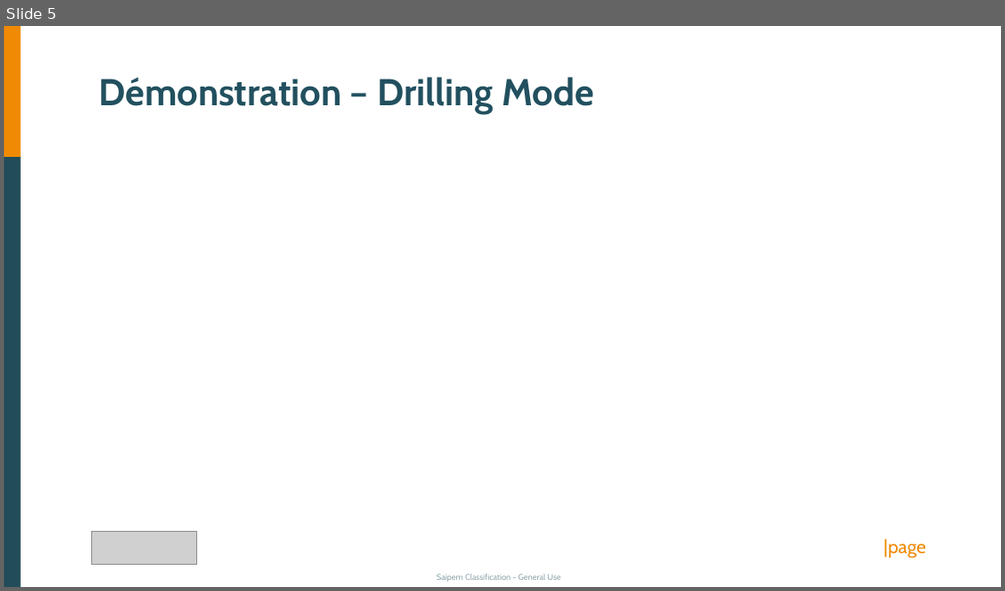
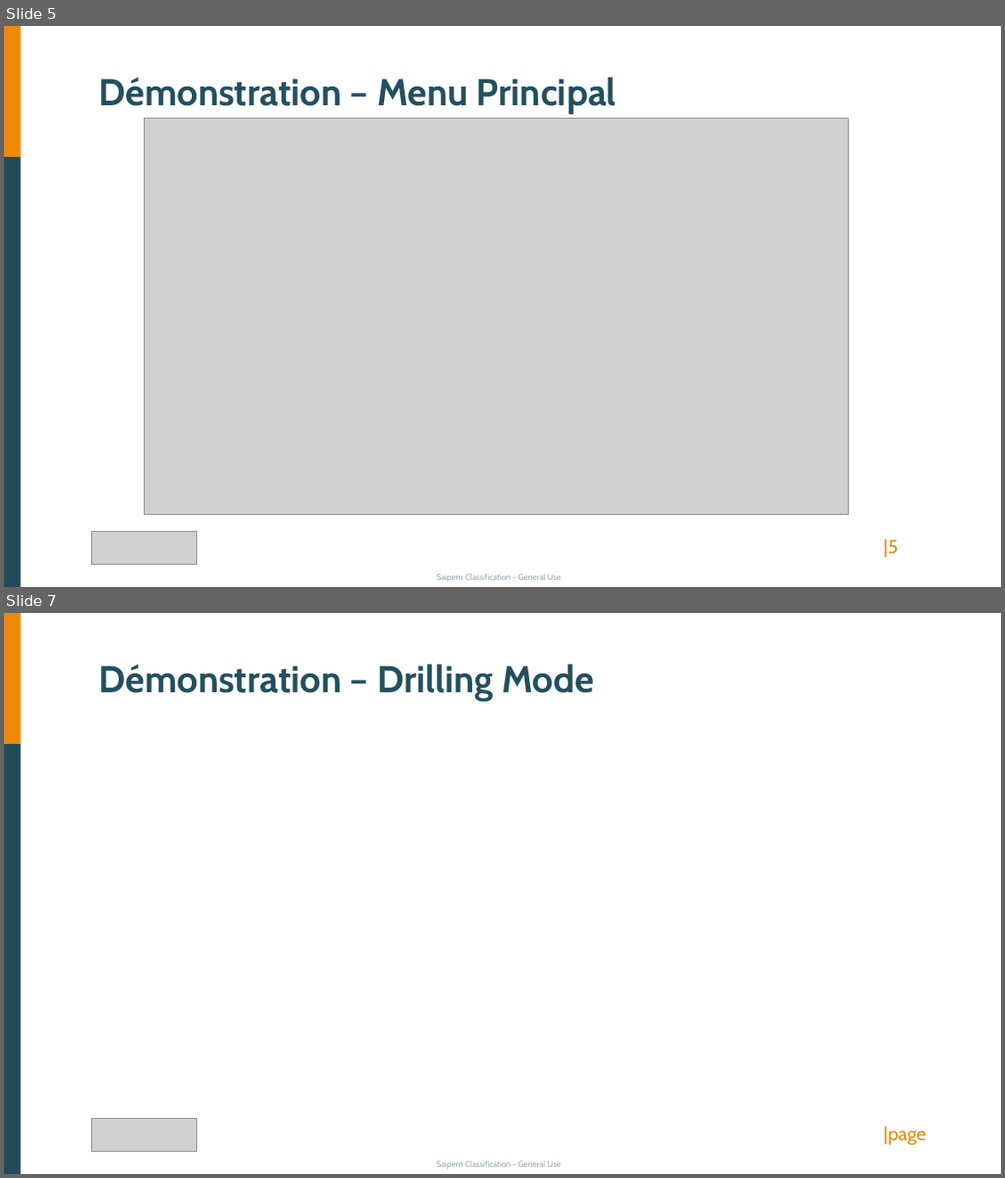
Before and after one commit to Starlight-25/DrillingMachine-DigitalTwin, a slide deck: ProjectInfo/Presentation.pptx. Shown one above the other, each under a label of ours: slide 5 before the commit, slides 5 and 7 after it; the slides between them are not shown. The pictures are 1005x591 and 1005x1178 pixels, drawn with LibreOffice and Linux fonts; fonts in the diff are those of the drawing; grey boxes stand for pictures. Boxes give left, top, right and bottom in pixels: in the first picture for what was removed or moved away, otherwise in the second. Text is boxed around its words. In the diff, an @@ line names an element or a change of style, - is before the commit and + after.

```diff
--- a/ProjectInfo/Presentation.pptx
+++ b/ProjectInfo/Presentation.pptx
@@ slide 5 added at <box>4,26,1001,587</box>, background #FFFFFF; not listed: 1 template element that a slide beside it also shows @@
@@ picture added at <box>145,118,849,515</box> @@
@@ group added at <box>4,26,898,587</box>: 2 texts, 2 rectangles, 1 picture @@
+Démonstration – Menu Principal
+|5
@@ what was slide 5 is now slide 7 @@
```
Also in this commit, not shown: 4 slides changed, 1 other slide added, 1 other file.
